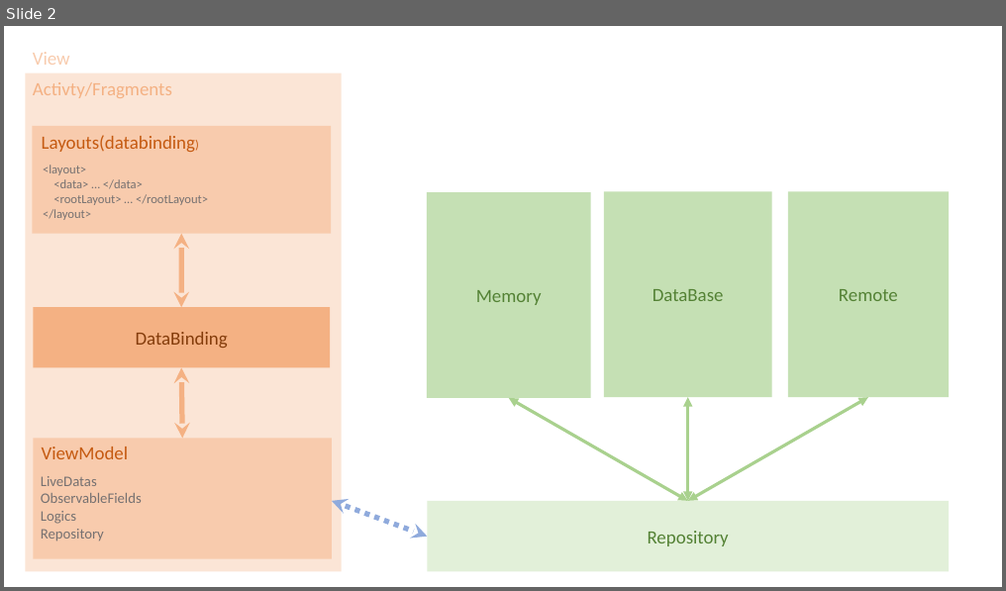
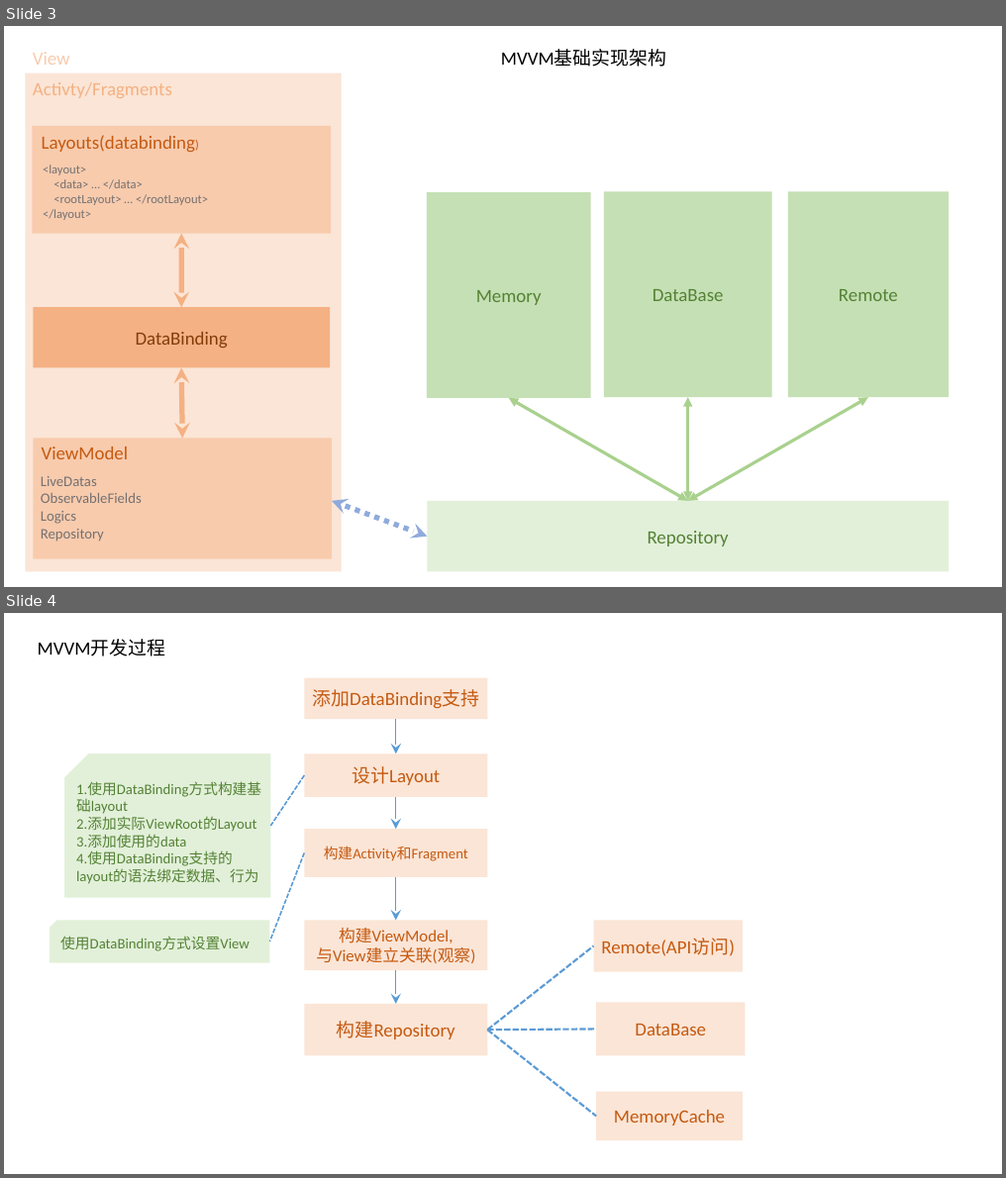
Before and after one commit to Ung8023/AndroidStudy, a slide deck: Note/架构/Android 架构.pptx. Shown one above the other, each under a label of ours: slide 2 before the commit, slides 3 and 4 after it. The pictures are 1006x591 and 1006x1178 pixels, drawn with LibreOffice and Linux fonts; fonts in the diff are those of the drawing. Boxes give left, top, right and bottom in pixels: in the first picture for what was removed or moved away, otherwise in the second. Text is boxed around its words. In the diff, an @@ line names an element or a change of style, - is before the commit and + after.

```diff
--- a/Note/架构/Android 架构.pptx
+++ b/Note/架构/Android 架构.pptx
@@ slide 4 added at (4,613,1002,1174), background #FFFFFF @@
@@ text added at (38,640,165,657), 18 pt, text #000000 @@
+MVVM开发过程
@@ rectangle added at (304,678,487,719), fill #FBE5D6, 18 pt, text #C55A11 @@
+添加DataBinding支持
@@ arrow added from (396, 719) to (396, 754), #5B9BD5 0.5 pt @@
@@ snip rect added at (64,754,271,897), fill #E2F0D9 @@
@@ rectangle added at (304,754,487,797), fill #FBE5D6, 18 pt, text #C55A11 @@
+设计Layout
@@ text added at (76,781,261,884), 14 pt, text #548235 @@
+1.使用DataBinding方式构建基础layout
+2.添加实际ViewRoot的Layout
+3.添加使用的data
+4.使用DataBinding支持的layout的语法绑定数据、行为
@@ line added from (304, 775) to (270, 826), #5B9BD5 1.5 pt dashed @@
@@ arrow added from (396, 797) to (396, 829), #5B9BD5 0.5 pt @@
@@ rectangle added at (304,829,487,877), fill #FBE5D6, 14 pt, text #C55A11 @@
+构建Activity和Fragment
@@ line added from (304, 854) to (269, 942), #5B9BD5 1.5 pt dashed @@
@@ arrow added from (396, 877) to (396, 921), #5B9BD5 0.5 pt @@
@@ snip rect added at (50,921,269,963), fill #E2F0D9, 14 pt, text #548235 @@
+使用DataBinding方式设置View
@@ rectangle added at (304,921,487,970), fill #FBE5D6, 16 pt, text #C55A11 @@
+构建ViewModel,
+与View建立关联(观察)
@@ rectangle added at (594,921,743,972), fill #FBE5D6, 18 pt, text #C55A11 @@
+Remote(API访问)
@@ line added from (487, 1030) to (594, 947), #5B9BD5 2 pt dashed @@
@@ arrow added from (396, 970) to (396, 1004), #5B9BD5 0.5 pt @@
@@ rectangle added at (304,1004,487,1056), fill #FBE5D6, 18 pt, text #C55A11 @@
+构建Repository
@@ rectangle added at (596,1002,746,1056), fill #FBE5D6, 18 pt, text #C55A11 @@
+DataBase
@@ line added from (487, 1030) to (596, 1029), #5B9BD5 2 pt dashed @@
@@ line added from (487, 1030) to (596, 1116), #5B9BD5 2 pt dashed @@
@@ rectangle added at (596,1092,743,1141), fill #FBE5D6, 18 pt, text #C55A11 @@
+MemoryCache
@@ what was slide 2 is now slide 3 @@
@@ slide 3 changed as well @@
@@ text added at (501,50,666,67), 18 pt, text #000000 @@
+MVVM基础实现架构
```
Also in this commit, not shown: 1 other slide changed, 9 other slides added, 2 other files.
